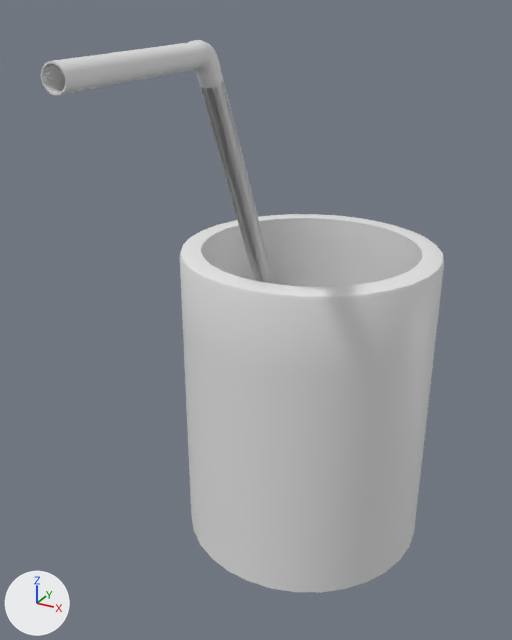
One commit to the Blender file Assets/Modelos/Blender/Taza.blend: the scene before it, then after it.
Before and after are seen from a 50 mm camera at (2.16, -4.77, 4.16) aimed at (-0.2, -0.48, 2.02). The axes (+X, +Y, +Z) are drawn at lower left. The lights are the same throughout.

Script lines for the objects in view, before the commit:
```python
me_círculo_003 = bpy.data.meshes.new('Círculo.003')
me_círculo_003.from_pydata(...)  # 1375 vertices, 1258 faces; spans x -1.0..1.0, y -2.55..1.79, z 0.0..4.04
me_círculo_003.polygons.foreach_set('use_smooth', [True] * 1258)
ob_4 = bpy.data.objects.new('4', me_círculo_003)
ob_4.location = (0.013, 0.002, -0.024)
```
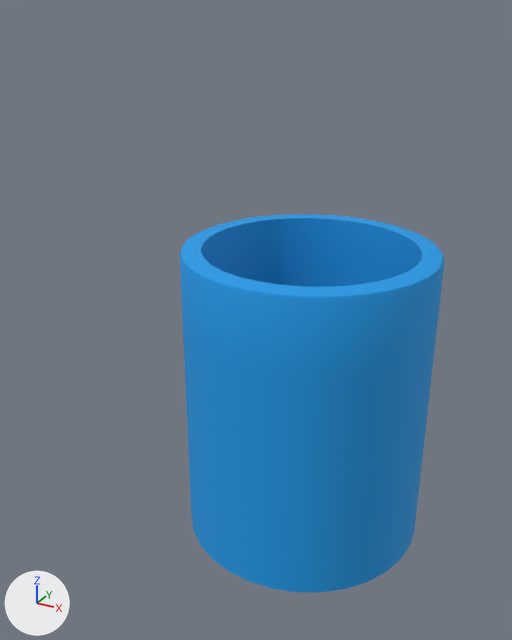
Location of each change, (x1, y1, x2, y2) in pixels of the pictures (512 x 640 px):
'4', reshaped (34% narrower, 31% shorter): before (41, 40, 444, 593); after (180, 214, 444, 593)
part 1 of me_círculo_003, deleted: before (41, 40, 275, 284)
part 2 of me_círculo_003, deleted: before (201, 84, 274, 283)
part 3 of me_círculo_003, recoloured (grey to blue): (180, 214, 444, 593) in both

Patch to the scene script:
```diff
--- a/Assets/Modelos/Blender/Taza.blend.py
+++ b/Assets/Modelos/Blender/Taza.blend.py
@@ mat_taza_color @@
+mat_taza_color = principled_material('TAZA COLOR')
+mat_taza_color.base_color = (0.00907, 0.324, 0.804)  # blue #189ae8
+mat_taza_color.roughness = 0.819
@@ me_círculo_003 @@
 # used by ob_4; location = (0.013, 0.002, -0.024)
-me_círculo_003.from_pydata(...)  # 1375 vertices, 1258 faces; spans x -1.0..1.0, y -2.55..1.79, z 0.0..4.04
+me_círculo_003.from_pydata(...)  # 735 vertices, 678 faces; spans x -1.0..1.0, y -1.0..1.79, z 0.0..2.51
+# me_círculo_003 part 1: the loose piece of 576 vertices spanning x -0.06..0.07, y -2.55..0.38, z 0.13..4.04 is deleted
+# me_círculo_003 part 2: the loose piece of 64 vertices spanning x -0.06..0.07, y -1.43..-0.15, z 1.28..3.85 is deleted
+# me_círculo_003 part 3: 678 faces spanning x -1.0..1.0, y -1.0..1.79, z 0.0..2.51 switch from no material to mat_taza_color (blue #189ae8)
```
